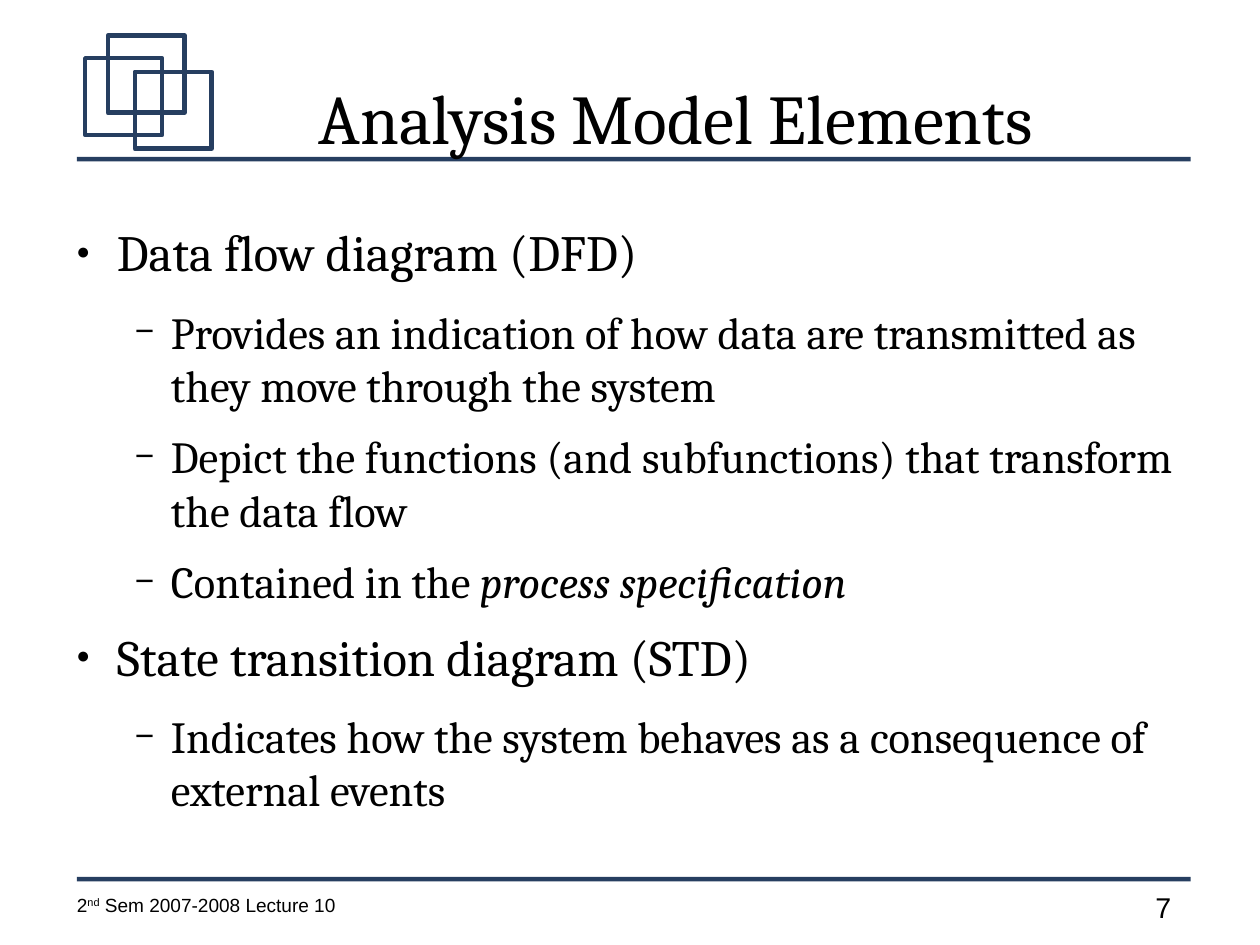
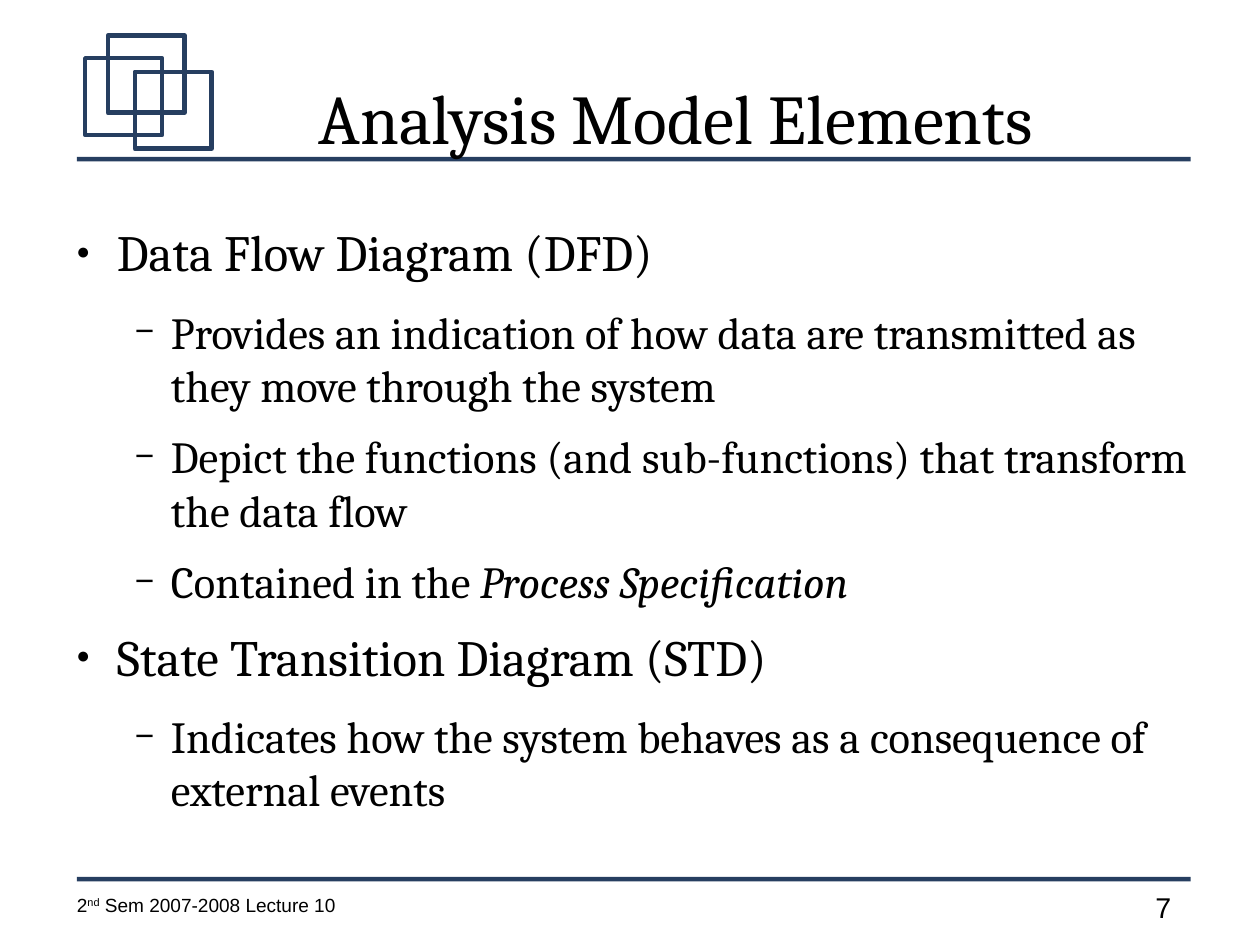
Before and after one commit to jachermocilla/jach-homepage, a slide deck: slide 7 of CMSC128-2nd-Sem-2007-L10.odp. Drawn at 1260x945 pixels with LibreOffice and Linux fonts; fonts in the diff are those of the drawing. Boxes give left, top, right and bottom in pixels: in the first picture for what was removed or moved away, otherwise in the second. Text is boxed around its words. In the diff, an @@ line names an element or a change of style, - is before the commit and + after.

```diff
--- a/CMSC128-2nd-Sem-2007-L10.odp
+++ b/CMSC128-2nd-Sem-2007-L10.odp
@@ text at [117, 235, 652, 282]: text changed @@
-● Data flow diagram (DFD)
+● Data Flow Diagram (DFD)
@@ text at [117, 441, 1187, 687]: text changed @@
-  − Depict the functions (and subfunctions) that transform the data flow
-  − Contained in the process specification
-● State transition diagram (STD)
+  − Depict the functions (and sub-functions) that transform the data flow
+  − Contained in the Process Specification
+● State Transition Diagram (STD)
```
Also in this commit, not shown: 16 other slides changed.
